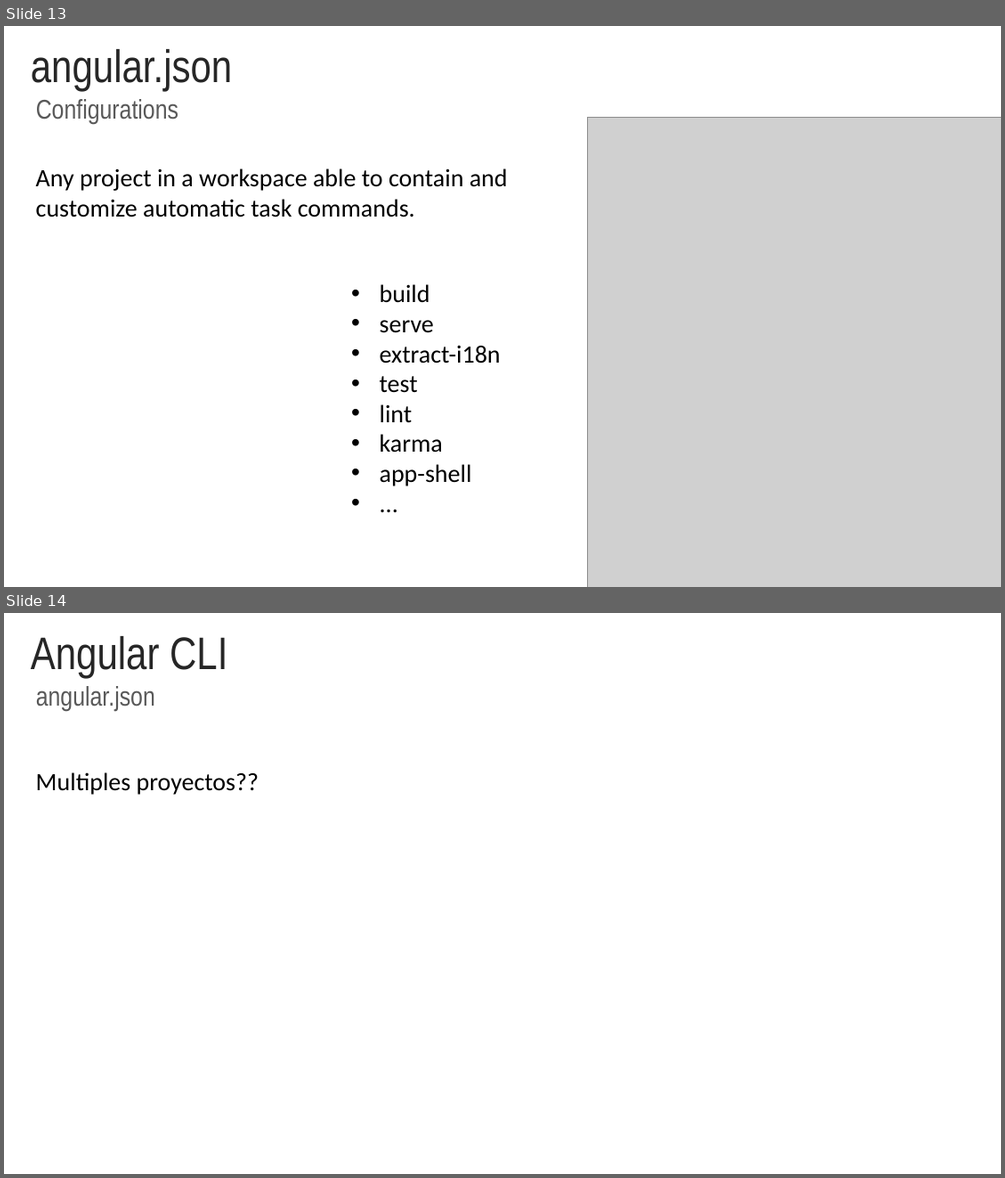
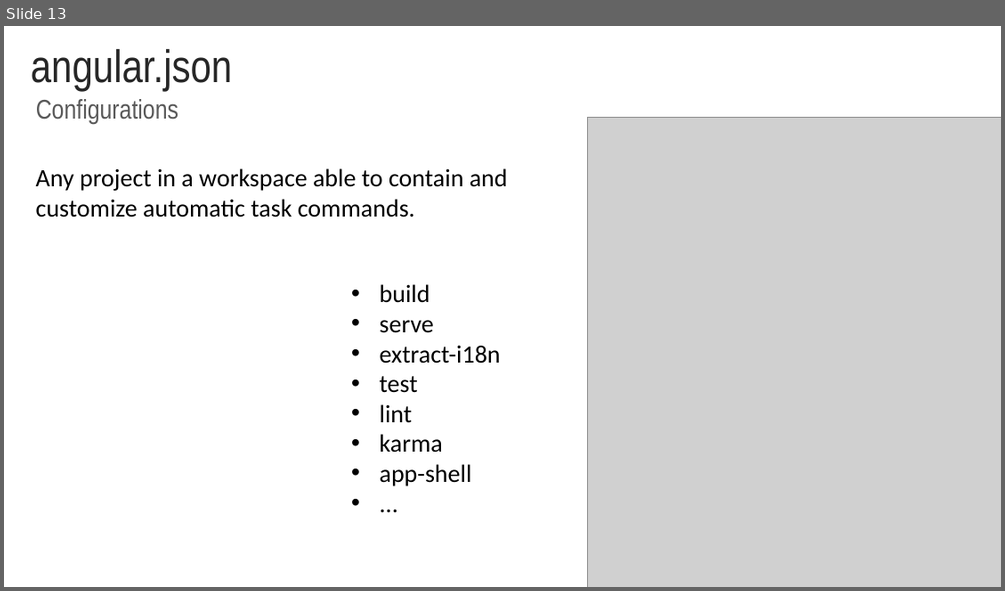
Before and after one commit to rached193/AngularWorkshop-20181116, a slide deck: 02_angular_cli/02_angular_cli.pptx. Shown one above the other, each under a label of ours: slides 13 and 14 before the commit, slide 13 after it. The pictures are 1005x1178 and 1005x591 pixels, drawn with LibreOffice and Linux fonts; fonts in the diff are those of the drawing; grey boxes stand for pictures; background and template pictures are left out. Boxes give left, top, right and bottom in pixels: in the first picture for what was removed or moved away, otherwise in the second. Text is boxed around its words. In the diff, an @@ line names an element or a change of style, - is before the commit and + after.

```diff
--- a/02_angular_cli/02_angular_cli.pptx
+++ b/02_angular_cli/02_angular_cli.pptx
@@ slide 14 removed at (4,613,1001,1174), background #FFFFFF @@
@@ title removed at (31,636,227,678) @@
-Angular CLI
@@ text removed at (36,686,155,710) @@
-angular.json
@@ text removed at (36,772,259,795) @@
-Multiples proyectos??
```
Also in this commit, not shown: 4 slides changed, 4 slides added, 4 other slides removed, 25 other files.
